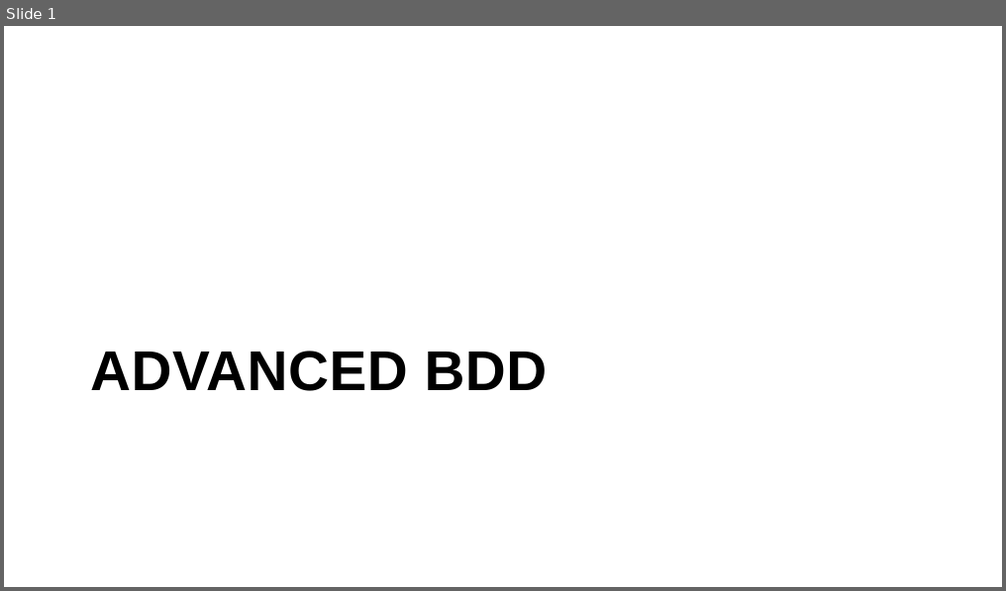
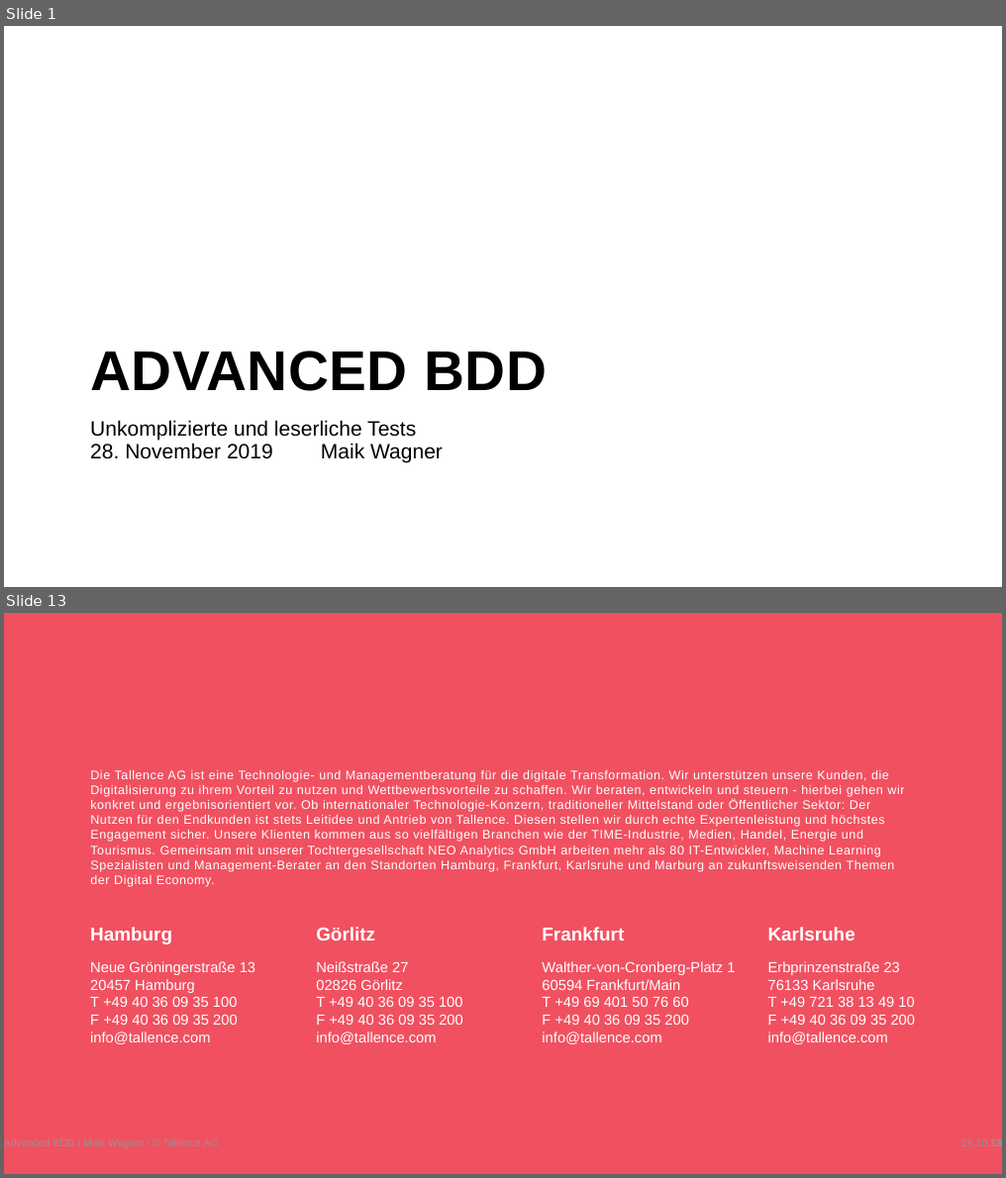
Before and after one commit to wolffj1995/AdvancedBDD, a slide deck: AdvancedBdd.pptx. Shown one above the other, each under a label of ours: slide 1 before the commit, slides 1 and 13 after it; the slides between them are not shown. The pictures are 1006x591 and 1006x1178 pixels, drawn with LibreOffice and Linux fonts; fonts in the diff are those of the drawing; background and template pictures are left out. Boxes give left, top, right and bottom in pixels: in the first picture for what was removed or moved away, otherwise in the second. Text is boxed around its words. In the diff, an @@ line names an element or a change of style, - is before the commit and + after.

```diff
--- a/AdvancedBdd.pptx
+++ b/AdvancedBdd.pptx
@@ slide 13 added at box(4, 613, 1002, 1174), background #F15060 @@
@@ text added at box(90, 770, 904, 887), 12 pt, text #FFFFFF @@
+Die Tallence AG ist eine Technologie- und Managementberatung für die digitale Transformation. Wir unterstützen unsere Kunden, die Digitalisierung zu ihrem Vorteil zu nutzen und Wettbewerbsvorteile zu schaffen. Wir beraten, entwickeln und steuern - hierbei gehen wir konkret und ergebnisorientiert vor. Ob internationaler Technologie-Konzern, traditioneller Mittelstand oder Öffentlicher Sektor: Der Nutzen für den Endkunden ist stets Leitidee und Antrieb von Tallence. Diesen stellen wir durch echte Expertenleistung und höchstes Engagement sicher. Unsere Klienten kommen aus so vielfältigen Branchen wie der TIME-Industrie, Medien, Handel, Energie und Tourismus. Gemeinsam mit unserer Tochtergesellschaft NEO Analytics GmbH arbeiten mehr als 80 IT-Entwickler, Machine Learning Spezialisten und Management-Berater an den Standorten Hamburg, Frankfurt, Karlsruhe und Marburg an zukunftsweisenden Themen der Digital Economy.
@@ text added at box(90, 927, 172, 945), 18 pt, text #FFFFFF, bold @@
+Hamburg
@@ text added at box(316, 927, 375, 941), 18 pt, text #FFFFFF, bold @@
+Görlitz
@@ text added at box(542, 927, 624, 941), 18 pt, text #FFFFFF, bold @@
+Frankfurt
@@ text added at box(768, 927, 855, 941), 18 pt, text #FFFFFF, bold @@
+Karlsruhe
@@ text added at box(90, 961, 255, 1045), 14 pt, text #FFFFFF @@
+Neue Gröningerstraße 13
+20457 Hamburg
+T +49 40 36 09 35 100
+F +49 40 36 09 35 200
+info@tallence.com
@@ text added at box(316, 961, 463, 1045), 14 pt, text #FFFFFF @@
+Neißstraße 27
+02826 Görlitz
+T +49 40 36 09 35 100
+F +49 40 36 09 35 200
+info@tallence.com
@@ text added at box(542, 961, 735, 1045), 14 pt, text #FFFFFF @@
+Walther-von-Cronberg-Platz 1
+60594 Frankfurt/Main
+T +49 69 401 50 76 60
+F +49 40 36 09 35 200
+info@tallence.com
@@ text added at box(768, 961, 916, 1045), 14 pt, text #FFFFFF @@
+Erbprinzenstraße 23
+76133 Karlsruhe
+T +49 721 38 13 49 10
+F +49 40 36 09 35 200
+info@tallence.com
@@ text added at box(4, 1128, 459, 1157), 10 pt, text #949494 @@
+Advanced BDD / Maik Wagner / © Tallence AG
@@ text added at box(945, 1128, 1002, 1157), 10 pt, text #949494 @@
+28.10.19
@@ page number added at box(979, 1128, 1002, 1157), 10 pt, text #949494, bold @@
+13
@@ slide 1 changed as well @@
@@ subtitle added at box(90, 420, 416, 440), 20 pt, text #000000 @@
+Unkomplizierte und leserliche Tests
@@ text added at box(90, 443, 443, 464), 20 pt, text #000000 @@
+28. November 2019 Maik Wagner
```
Also in this commit, not shown: 12 other slides added.
